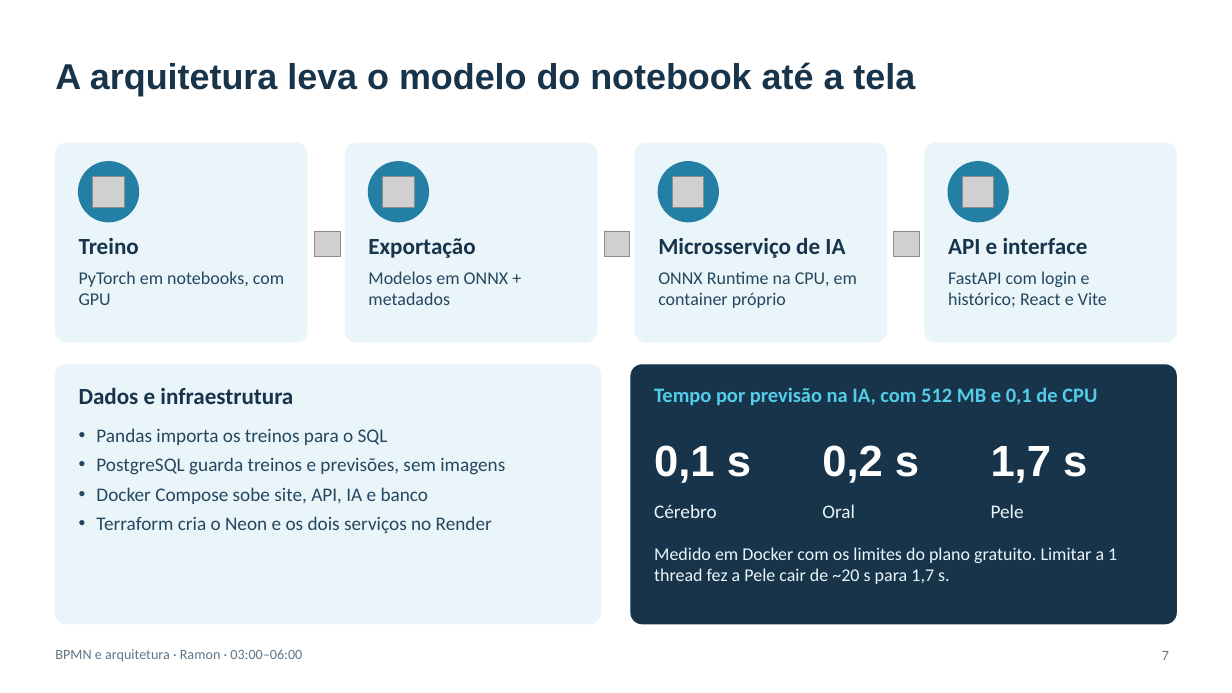
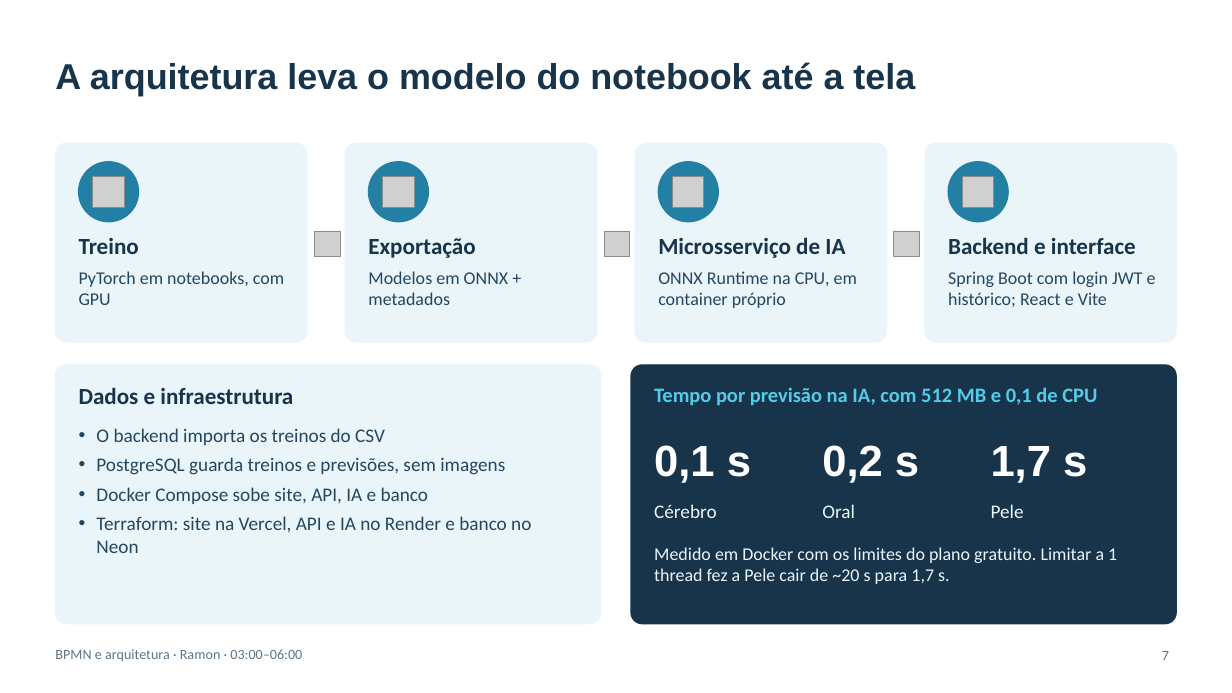
Before and after one commit to joaopgf/PixoraMed, a slide deck: slide 7 of docs/PixoraMed_final_presentation.pptx. Drawn at 1232x693 pixels with LibreOffice and Linux fonts; fonts in the diff are those of the drawing; grey boxes stand for pictures; background and template pictures are left out. Boxes give left, top, right and bottom in pixels: in the first picture for what was removed or moved away, otherwise in the second. Text is boxed around its words. In the diff, an @@ line names an element or a change of style, - is before the commit and + after.

```diff
--- a/docs/PixoraMed_final_presentation.pptx
+++ b/docs/PixoraMed_final_presentation.pptx
@@ text at [948, 237, 1136, 254]: text changed @@
-API e interface
+Backend e interface
@@ text at [948, 271, 1156, 307]: text changed @@
-FastAPI com login e histórico; React e Vite
+Spring Boot com login JWT e histórico; React e Vite
@@ text at [96, 428, 385, 445]: text changed @@
-• Pandas importa os treinos para o SQL
+• O backend importa os treinos do CSV
@@ text at [96, 516, 531, 553]: text changed @@
-• Terraform cria o Neon e os dois serviços no Render
+• Terraform: site na Vercel, API e IA no Render e banco no Neon
```
Also in this commit, not shown: 3 other slides changed.
